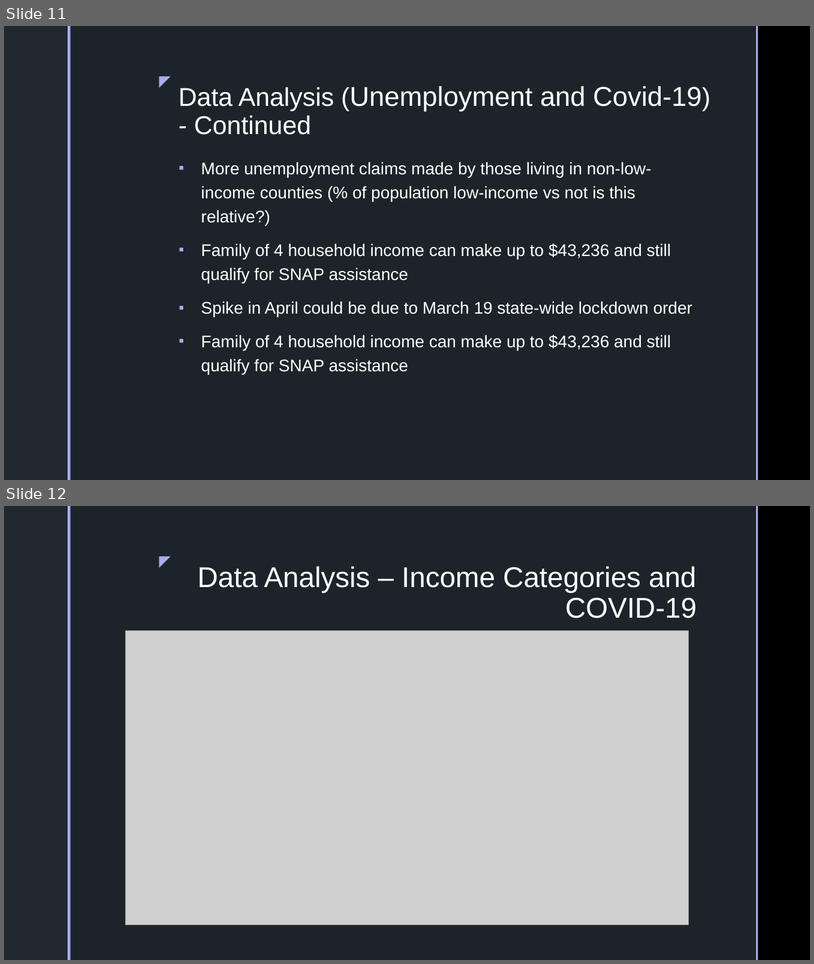
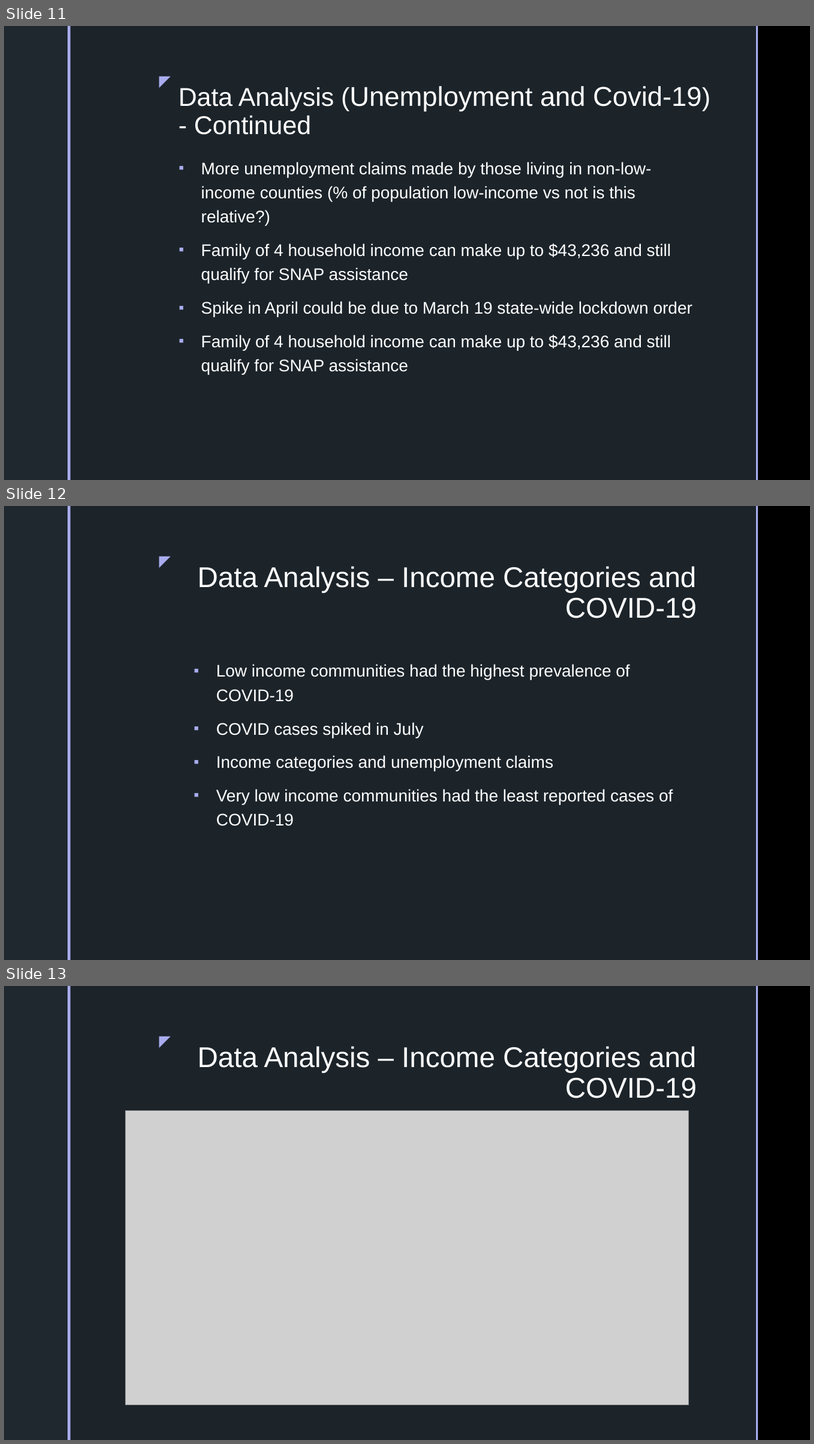
Before and after one commit to inkosi-codes/Covid-19-and-Low-Income-Communities, a slide deck: docs/Presentation/Jaz_Power-Point.pptx. Shown one above the other, each under a label of ours: slides 11 and 12 before the commit, slides 11, 12 and 13 after it. The pictures are 814x964 and 814x1444 pixels, drawn with LibreOffice and Linux fonts; fonts in the diff are those of the drawing; grey boxes stand for pictures; background and template pictures are left out. Boxes give left, top, right and bottom in pixels: in the first picture for what was removed or moved away, otherwise in the second. Text is boxed around its words. In the diff, an @@ line names an element or a change of style, - is before the commit and + after.

```diff
--- a/docs/Presentation/Jaz_Power-Point.pptx
+++ b/docs/Presentation/Jaz_Power-Point.pptx
@@ slide 12 added at bbox=[4, 506, 810, 960], background picture (left out); not listed: 5 template elements that a slide beside it also shows @@
@@ title added at bbox=[198, 566, 697, 618], 34 pt, text #FFFFFF @@
+Data Analysis – Income Categories and COVID-19
@@ text added at bbox=[216, 664, 673, 826], 20 pt, text #FFFFFF @@
+▪ Low income communities had the highest prevalence of COVID-19
+▪ COVID cases spiked in July
+▪ Income categories and unemployment claims
+▪ Very low income communities had the least reported cases of COVID-19
@@ what was slide 12 is now slide 13 @@
```
Also in this commit, not shown: 1 slide changed.
